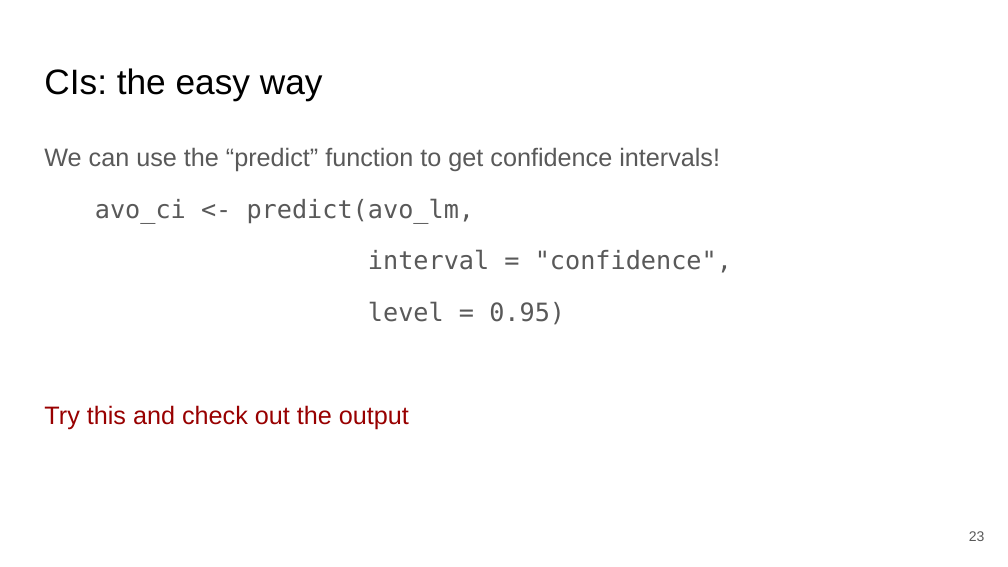
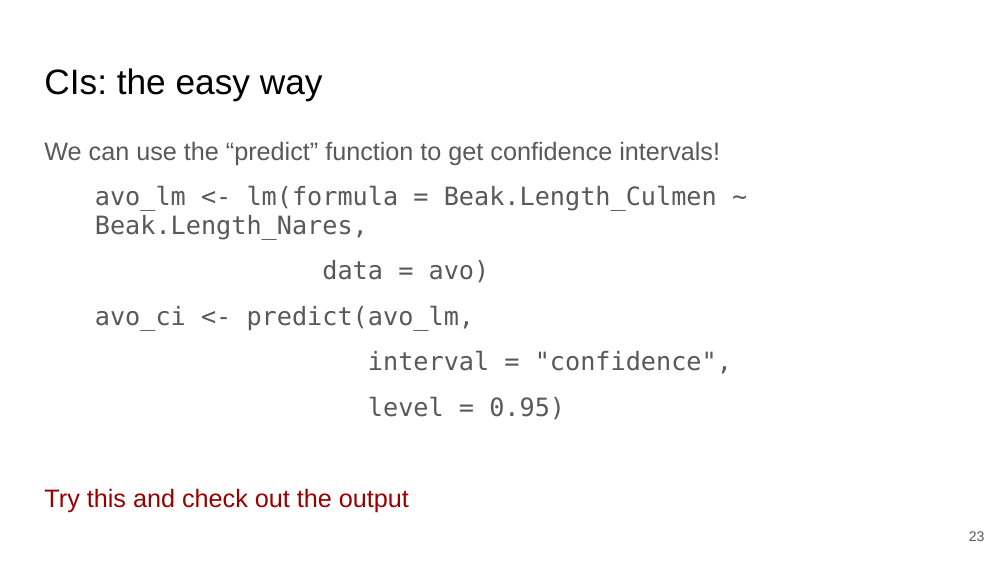
Before and after one commit to bmaitner/biometry_course, a slide deck: slide 23 of lectures/Lecture_19_confidence_limits.pptx. Drawn at 1008x567 pixels with LibreOffice and Linux fonts; fonts in the diff are those of the drawing. Boxes give left, top, right and bottom in pixels: in the first picture for what was removed or moved away, otherwise in the second. Text is boxed around its words. In the diff, an @@ line names an element or a change of style, - is before the commit and + after.

```diff
--- a/lectures/Lecture_19_confidence_limits.pptx
+++ b/lectures/Lecture_19_confidence_limits.pptx
@@ text at box(44, 141, 732, 513): line spacing 1.15 to 0.95 @@
@@ text at box(95, 185, 717, 283): paragraphs added @@
+avo_lm <- lm(formula = Beak.Length_Culmen ~ Beak.Length_Nares,
+data = avo)
```
Also in this commit, not shown: 1 other slide changed, 2 other files.
